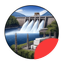
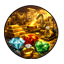
Before/after of a 64×64 layered artwork. What changed in the layer stack:
hid "Large" over [33, 37, 59, 60]
added layer "Слой 36" above "Слой 35" over [4, 5, 59, 59]
hid "Слой 12" over [4, 4, 60, 61]
